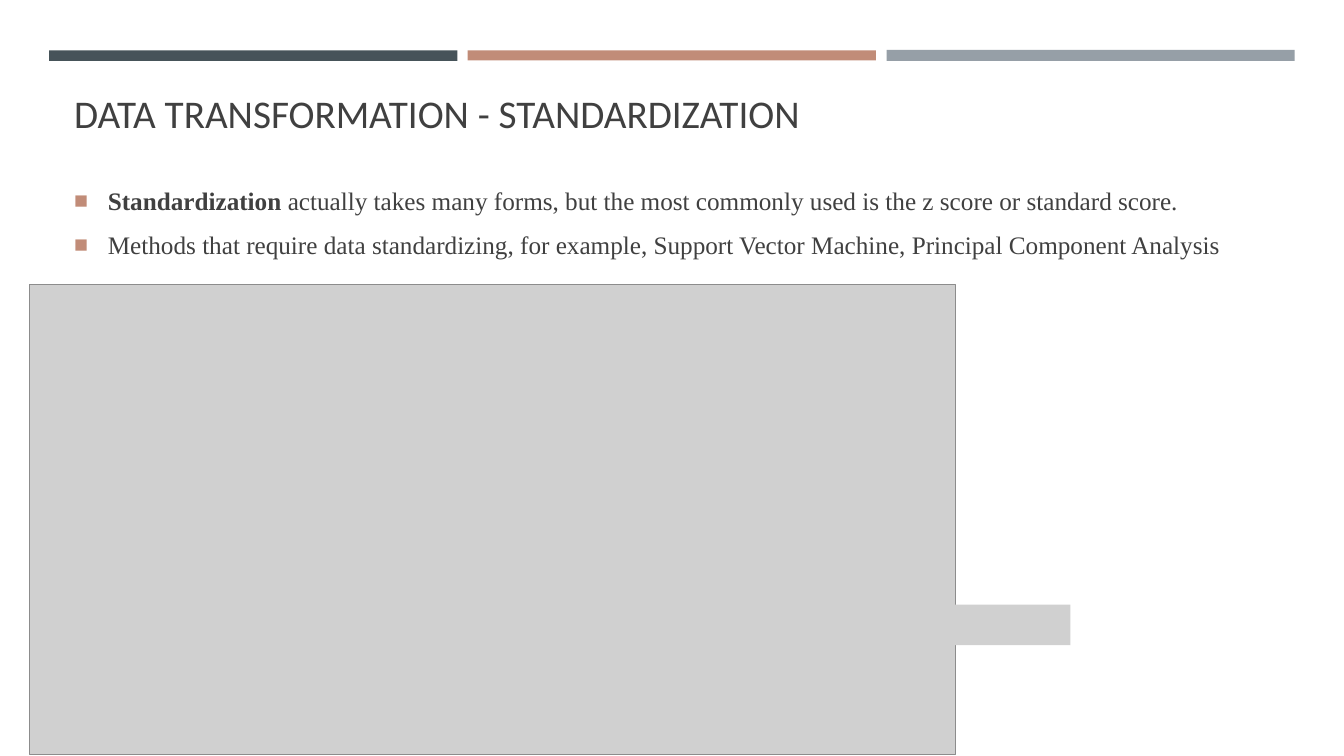
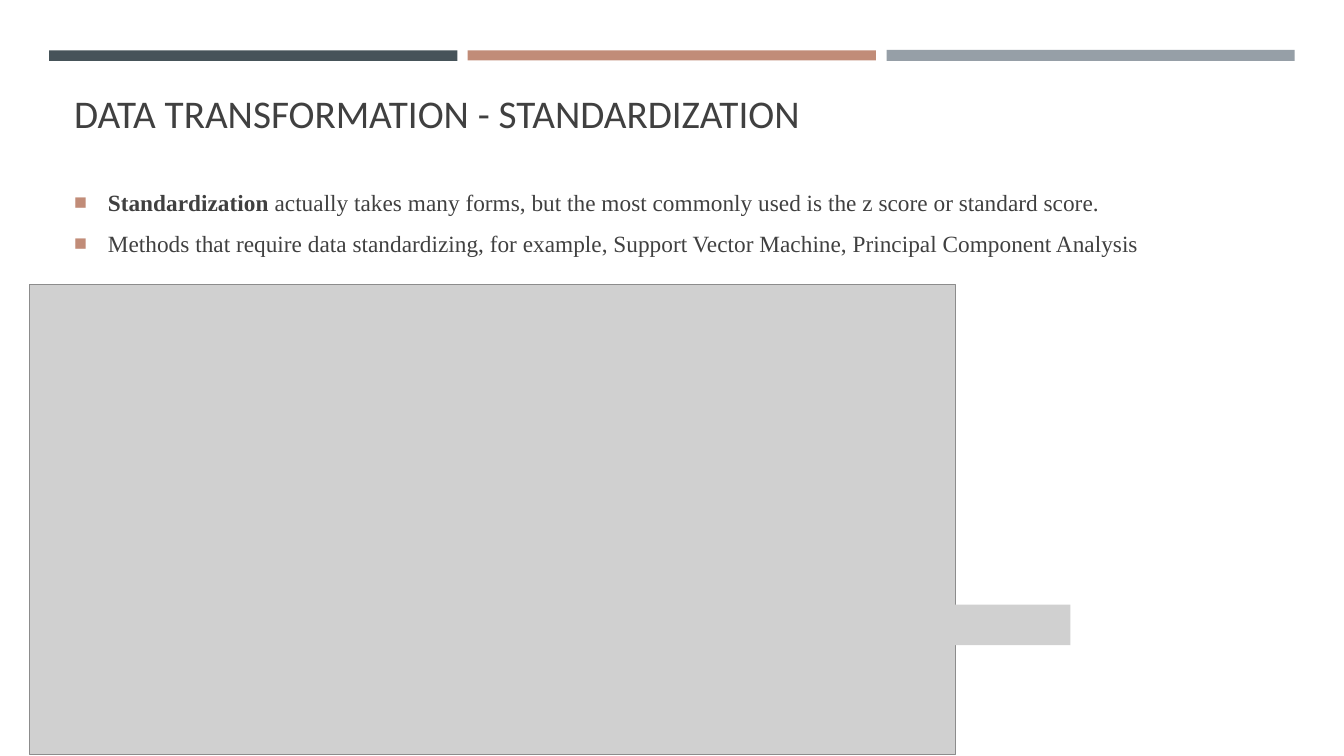
Before and after one commit to gisynw/geog-247, a slide deck: slide 31 of docs/Lectures/Week03/Week03_DataExploration.pptx (slide 29 before the commit). Drawn at 1344x756 pixels with LibreOffice and Linux fonts; fonts in the diff are those of the drawing; grey boxes stand for pictures. Boxes give left, top, right and bottom in pixels: in the first picture for what was removed or moved away, otherwise in the second. Text is boxed around its words. In the diff, an @@ line names an element or a change of style, - is before the commit and + after.

```diff
--- a/docs/Lectures/Week03/Week03_DataExploration.pptx
+++ b/docs/Lectures/Week03/Week03_DataExploration.pptx
@@ text "Standardization actually takes many forms, ..." at box(108, 194, 1138, 257): size 18 to 16.6 pt @@
```
Also in this commit, not shown: 2 other slides changed, 2 slides added, 3 other files.
